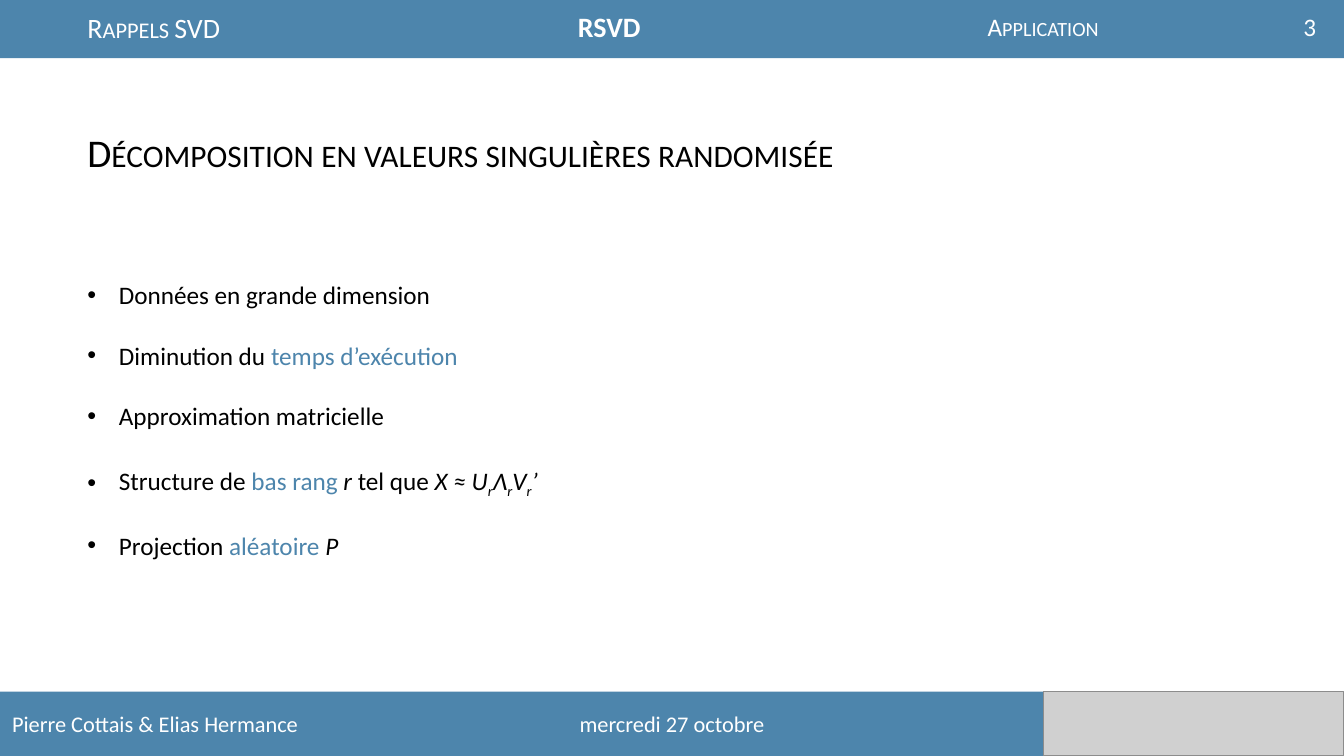
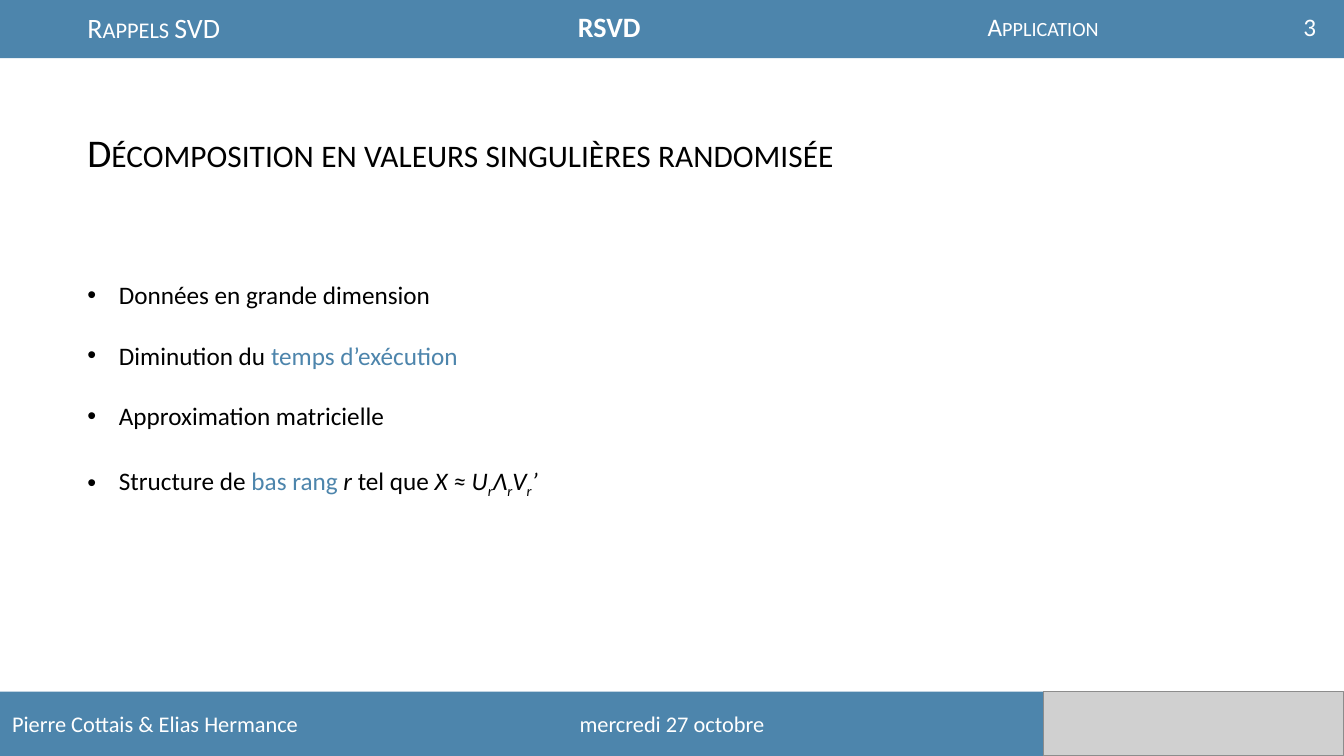
Before and after one commit to Easill/RSVD, a slide deck: slide 3 of presentation.pptx. Drawn at 1344x756 pixels with LibreOffice and Linux fonts; fonts in the diff are those of the drawing; grey boxes stand for pictures. Boxes give left, top, right and bottom in pixels: in the first picture for what was removed or moved away, otherwise in the second. Text is boxed around its words. In the diff, an @@ line names an element or a change of style, - is before the commit and + after.

```diff
--- a/presentation.pptx
+++ b/presentation.pptx
@@ text at <box>119,537,338,560</box>: paragraph removed @@
-• Projection aléatoire P
```
Also in this commit, not shown: 2 other slides changed.
